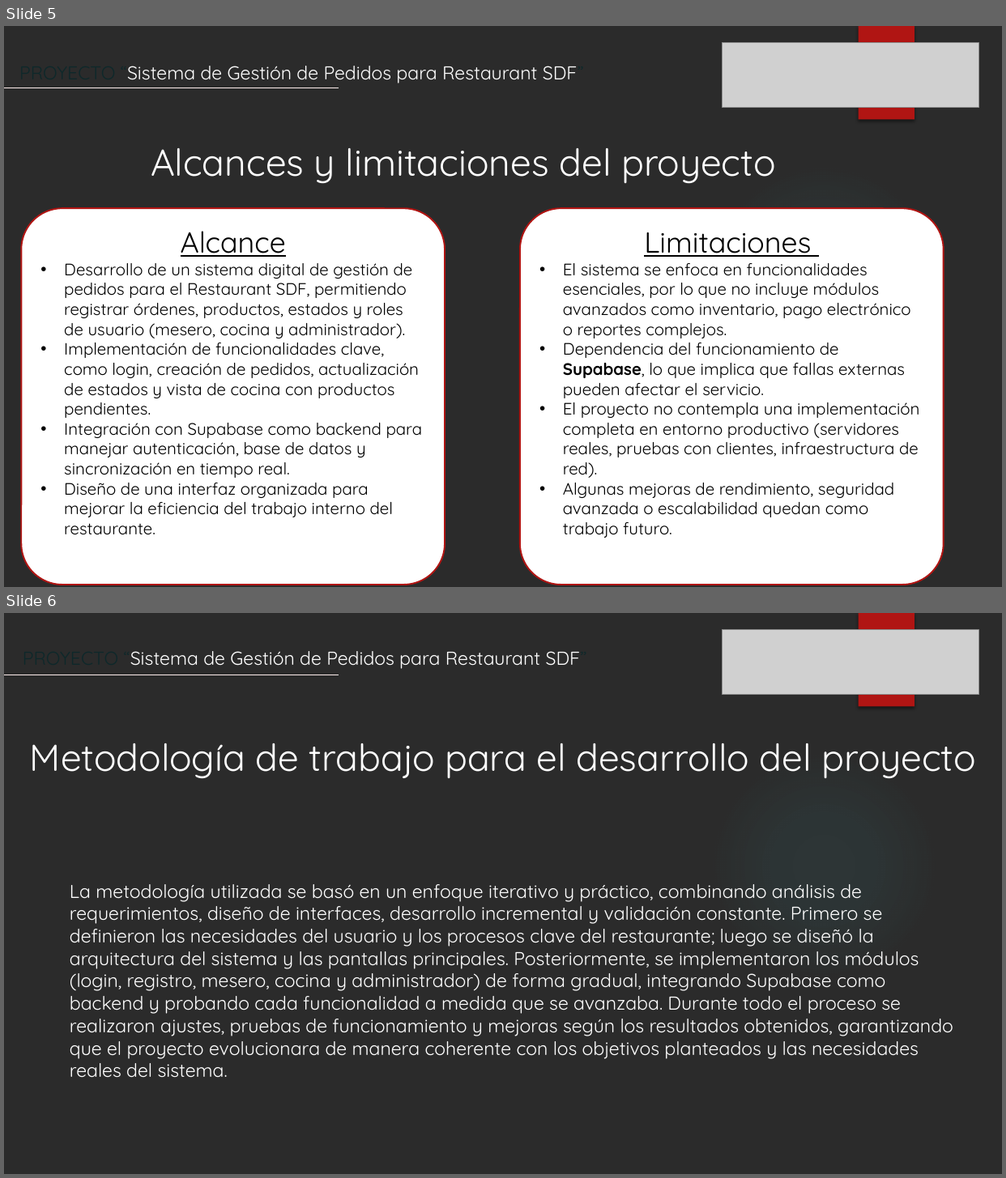
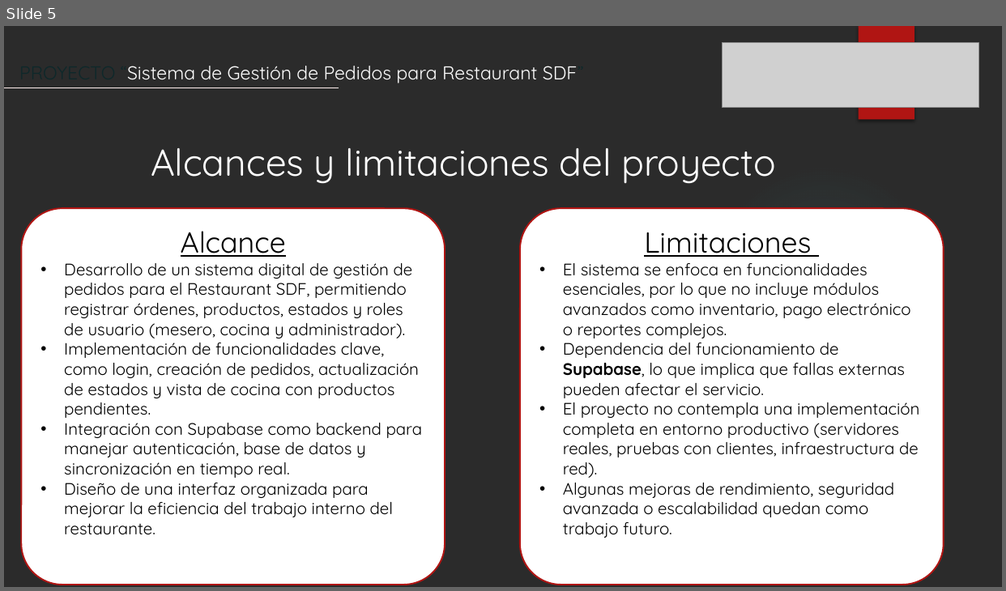
Before and after one commit to DiegoJimenez2003/Capstone_repo_06, a slide deck: Fase 2/Formato Presentación final 2025.pptx. Shown one above the other, each under a label of ours: slides 5 and 6 before the commit, slide 5 after it. The pictures are 1006x1178 and 1006x591 pixels, drawn with LibreOffice and Linux fonts; fonts in the diff are those of the drawing; grey boxes stand for pictures; background and template pictures are left out; a plain dark background stands for a picture behind light text. Boxes give left, top, right and bottom in pixels: in the first picture for what was removed or moved away, otherwise in the second. Text is boxed around its words. In the diff, an @@ line names an element or a change of style, - is before the commit and + after.

```diff
--- a/Fase 2/Formato Presentación final 2025.pptx
+++ b/Fase 2/Formato Presentación final 2025.pptx
@@ slide 6 removed at (4,613,1002,1174), background picture (left out); not listed: 2 template elements that a slide beside it also shows @@
@@ picture removed at (722,630,979,695) @@
@@ text removed at (124,651,587,669) @@
-PROYECTO “Sistema de Gestión de Pedidos para Restaurant SDF”
@@ line removed from (4, 675) to (339, 675) @@
@@ text removed at (30,743,975,779) @@
-Metodología de trabajo para el desarrollo del proyecto
@@ text removed at (70,884,953,1078) @@
-La metodología utilizada se basó en un enfoque iterativo y práctico, combinando análisis de requerimientos, diseño de interfaces, desarrollo incremental y validación constante. Primero se definieron las necesidades del usuario y los procesos clave del restaurante; luego se diseñó la arquitectura del sistema y las pantallas principales. Posteriormente, se implementaron los módulos (login, registro, mesero, cocina y administrador) de forma gradual, integrando Supabase como backend y probando cada funcionalidad a medida que se avanzaba. Durante todo el proceso se realizaron ajustes, pruebas de funcionamiento y mejoras según los resultados obtenidos, garantizando que el proyecto evolucionara de manera coherente con los objetivos planteados y las necesidades reales del sistema.
```
Also in this commit, not shown: 5 slides changed, 1 slide added, 1 other slide removed.
